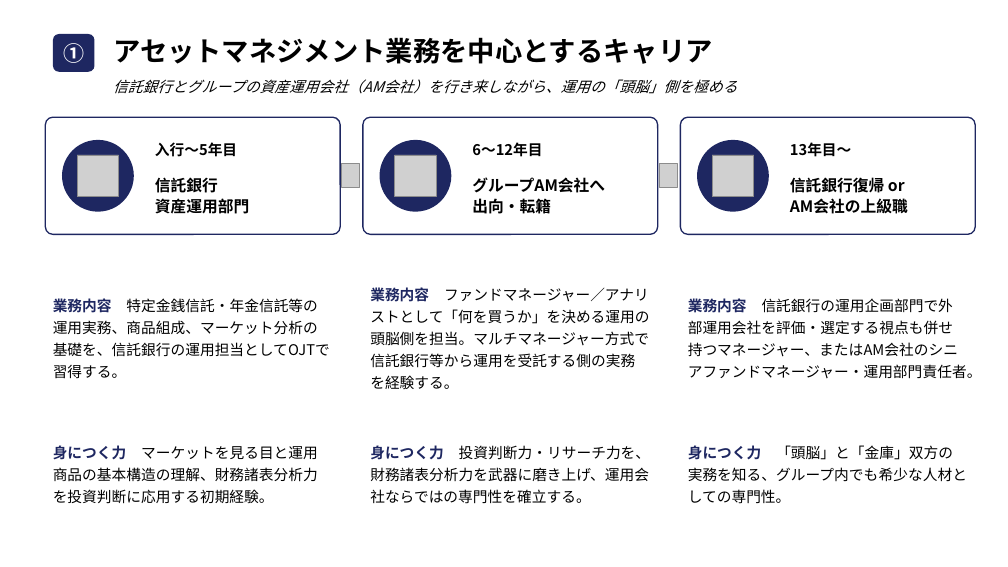
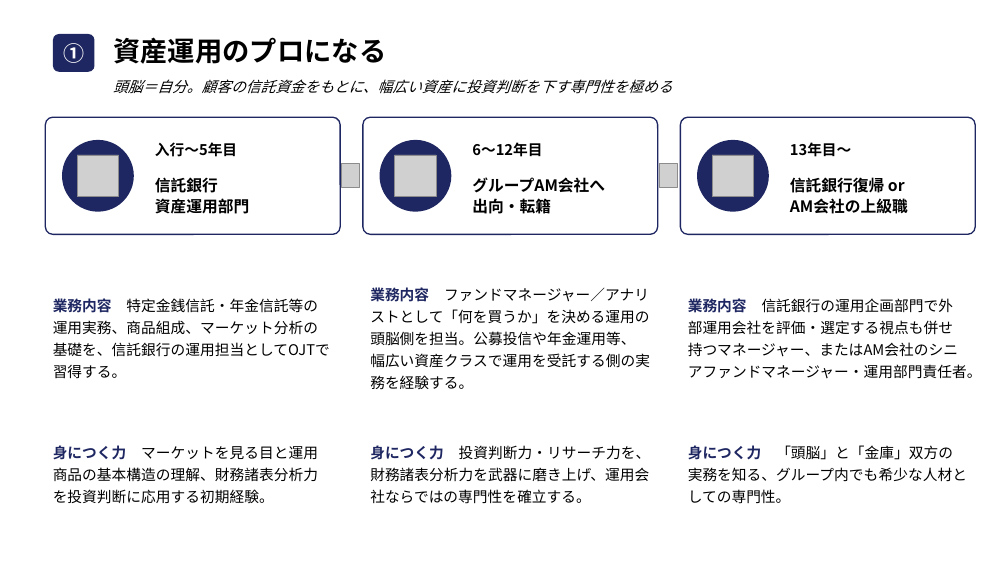
Before and after one commit to nasukazunori/NasuVault2, a slide deck: slide 5 of 信吾/銀行研究/添付ファイル/信託銀行キャリア形成モデル.pptx (slide 4 before the commit). Drawn at 1008x567 pixels with LibreOffice and Linux fonts; fonts in the diff are those of the drawing; grey boxes stand for pictures. Boxes give left, top, right and bottom in pixels: in the first picture for what was removed or moved away, otherwise in the second. Text is boxed around its words. In the diff, an @@ line names an element or a change of style, - is before the commit and + after.

```diff
--- a/信吾/銀行研究/添付ファイル/信託銀行キャリア形成モデル.pptx
+++ b/信吾/銀行研究/添付ファイル/信託銀行キャリア形成モデル.pptx
@@ text at (113, 37, 386, 64): text changed @@
-アセットマネジメント業務を中心とするキャリア
+資産運用のプロになる
@@ text at (113, 79, 672, 94): text changed @@
-信託銀行とグループの資産運用会社（AM会社）を行き来しながら、運用の「頭脳」側を極める
+頭脳＝自分。顧客の信託資金をもとに、幅広い資産に投資判断を下す専門性を極める
@@ text at (370, 285, 650, 390): text changed @@
-業務内容 ファンドマネージャー／アナリストとして「何を買うか」を決める運用の頭脳側を担当。マルチマネージャー方式で信託銀行等から運用を受託する側の実務を経験する。
+業務内容 ファンドマネージャー／アナリストとして「何を買うか」を決める運用の頭脳側を担当。公募投信や年金運用等、幅広い資産クラスで運用を受託する側の実務を経験する。
```
Also in this commit, not shown: 5 other slides changed, 1 slide added, 1 other file.
